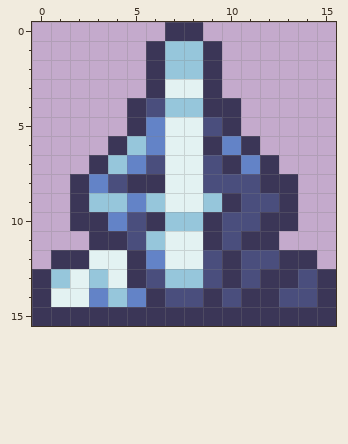
A pixel-art sprite gets an edit: Items/Placeables/CryogenMusicbox.png. This is how it looked before the edit.
The file is 32x32 pixels, drawn in blocks of 2x2; one block is one cell here.
New version:
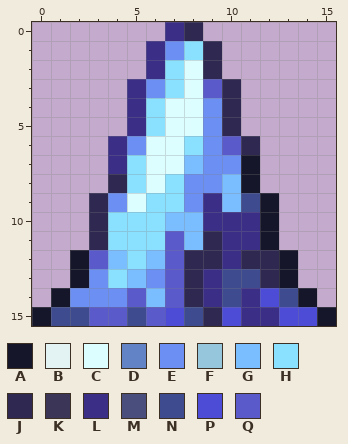
Palette (. is transparent): A #16162a  B #e3f2f2  C #ddfeff  D #6383c7  E #6c8ff3  F #96c6db  G #7abeff  H #8ae1ff  J #2f2850  K #3b3657  L #3a2e87  M #4a4e7d  N #3e4b8f  P #4c4cd7  Q #5a5acb
Difference:
@@ x 0..15 @@
- 0 .......KK.......
- 1 ......KFFK......
- 2 ......KFFK......
- 3 ......KBBK......
- 4 .....KMFFKK.....
- 5 .....KDBBMK.....
- 6 ....KFDBBKDK....
- 7 ...KFDMBBMKDK...
- 8 ..KDMKKBBMMMKK..
- 9 ..KFFDFBBFKMMK..
-10 ..KKDMKFFKMMKK..
-11 ...KKMFBBKMKK...
-12 .KKBBKDBBMKMMKK.
-13 KFBFBKMFFMKMKKMK
-14 KBBDFDKMMKMKKMMK
-15 KKKKKKKKKKKKKKKK
+ 0 .......LJ.......
+ 1 ......LEHJ......
+ 2 ......LHCJ......
+ 3 .....LEHCQJ.....
+ 4 .....LHCCEJ.....
+ 5 .....LHCCEJ.....
+ 6 ....LECCHEQJ....
+ 7 ....LHCCGEEA....
+ 8 ....JHCHEEGA....
+ 9 ...JECHHELGNA...
+10 ...JHHHGGLLLA...
+11 ...JHHHQGJLLA...
+12 ..AQGHGQJJLJJA..
+13 ..AEHGEQJLNNJA..
+14 .AEEEQGQJLNLPNA.
+15 ANNQQNQPNJPLLPPA
Where, in picture pixels (left, top, right, bottom), the same in both pictures:
changed: (32, 22, 336, 326)
